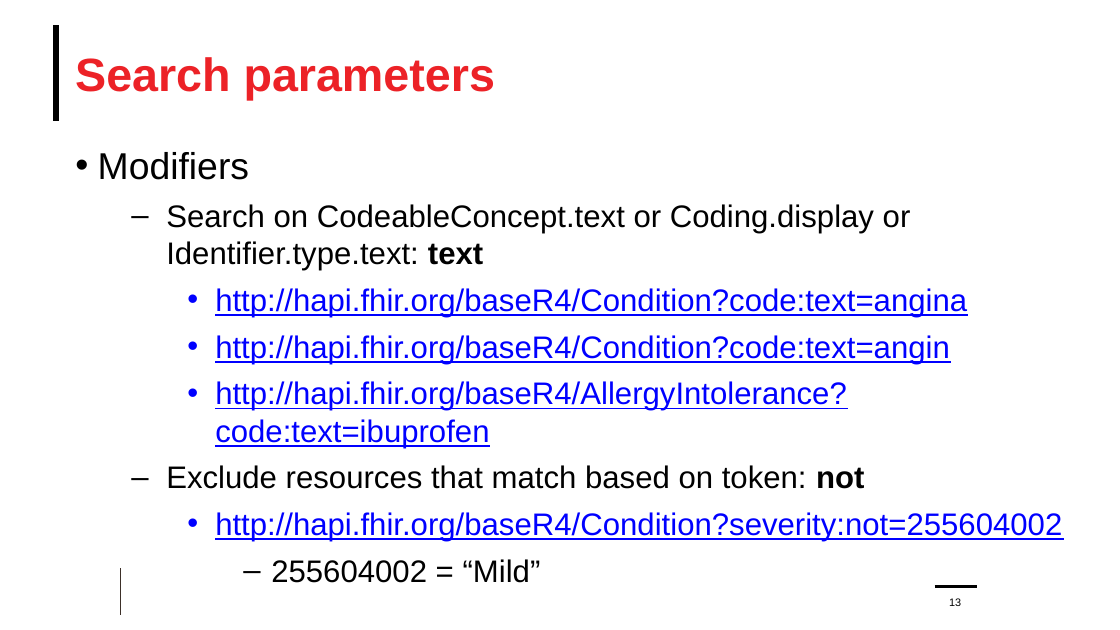
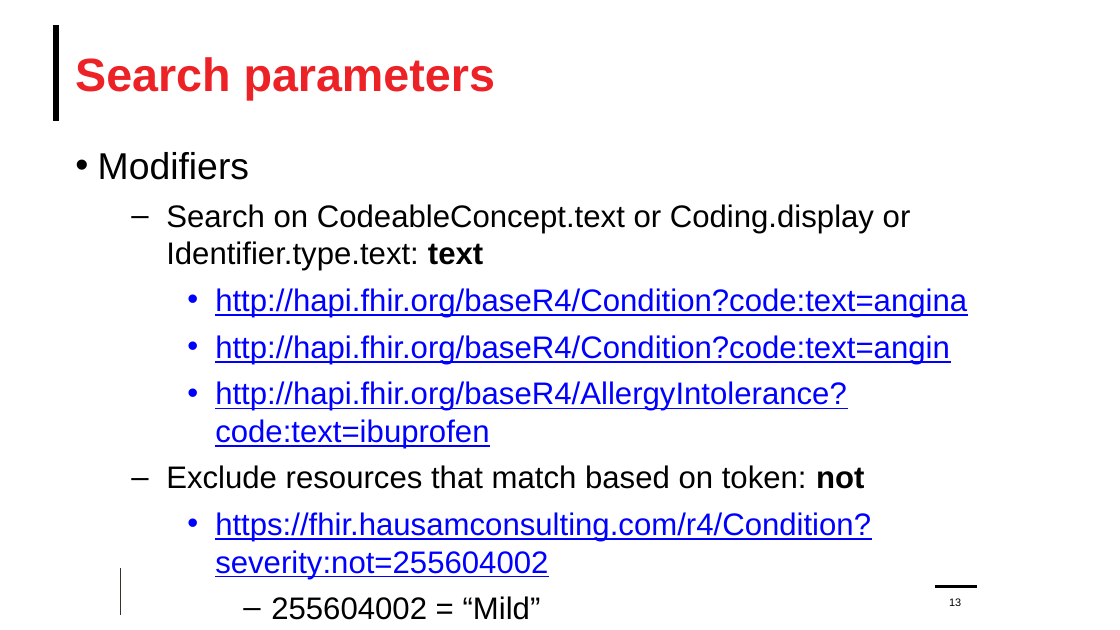
Before and after one commit to FHIR/documents, a slide deck: slide 13 of presentations/2024-04 Webinars/FHIR-Terminology-Part-2-2024-04-24.pptx. Drawn at 1120x630 pixels with LibreOffice and Linux fonts; fonts in the diff are those of the drawing; background and template pictures are left out. Boxes give left, top, right and bottom in pixels: in the first picture for what was removed or moved away, otherwise in the second. Text is boxed around its words. In the diff, an @@ line names an element or a change of style, - is before the commit and + after.

Commit message:
A few corrections and updates.

```diff
--- a/presentations/2024-04 Webinars/FHIR-Terminology-Part-2-2024-04-24.pptx
+++ b/presentations/2024-04 Webinars/FHIR-Terminology-Part-2-2024-04-24.pptx
@@ text at [215,512,871,579]: text changed @@
-    • http://hapi.fhir.org/baseR4/Condition?severity:not=255604002
+    • https://fhir.hausamconsulting.com/r4/Condition?severity:not=255604002
```
